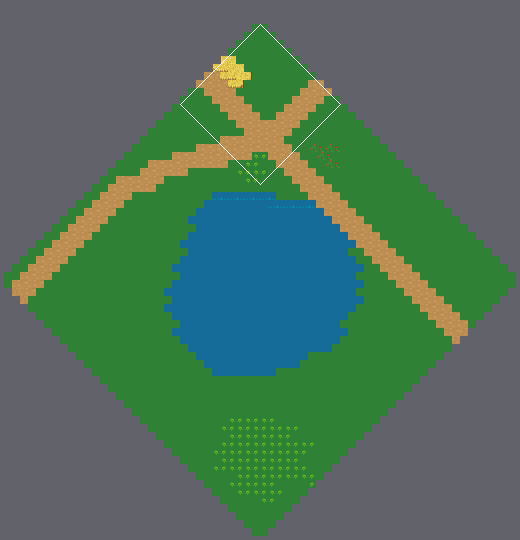
An edit to a level. Tiled map, assets/maps/tilemap.tmx. The picture above shows the old version from afar; the outline marks the close-up.
Close-up. Before:
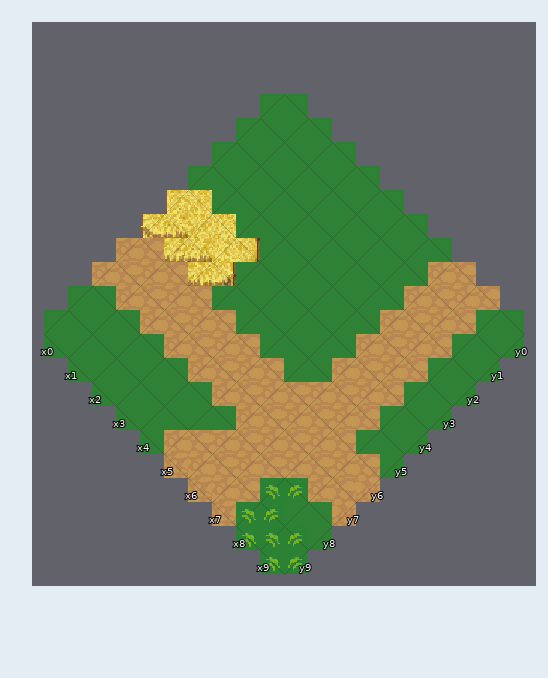
Cells are 32x32 px. Isometric: x runs down to the right, y down to the left. Shown: x 0..9, y 0..9.
After:
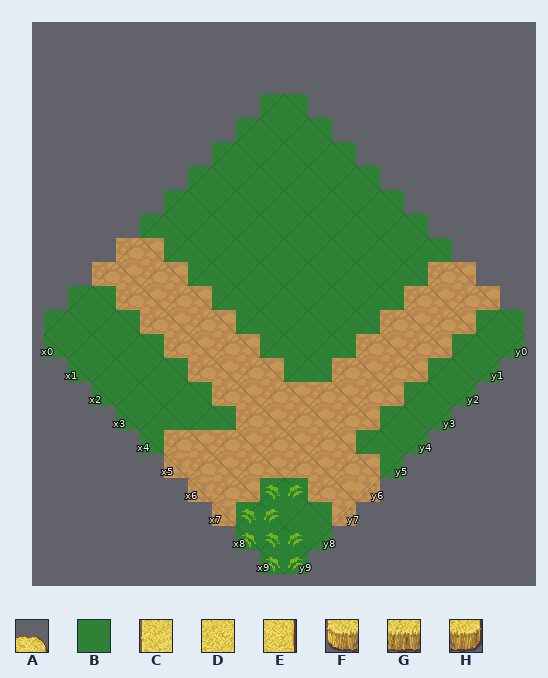
Key: from "terrain": A 273, B 289, C 303, D 304, E 305, F 335, G 336, H 337.
_ is an empty cell.
Message: Remove field tiles from map
Change:
Layer "Tile Layer 1":
y 3: x 2 A -> B
y 4: x 0..2 CDE -> BBB
y 5: x 0..2 FGH -> BBB
Changed places in both close-ups, as pixel boxes (x1, y1, x2, y2):
changed: (140, 190, 260, 286)
